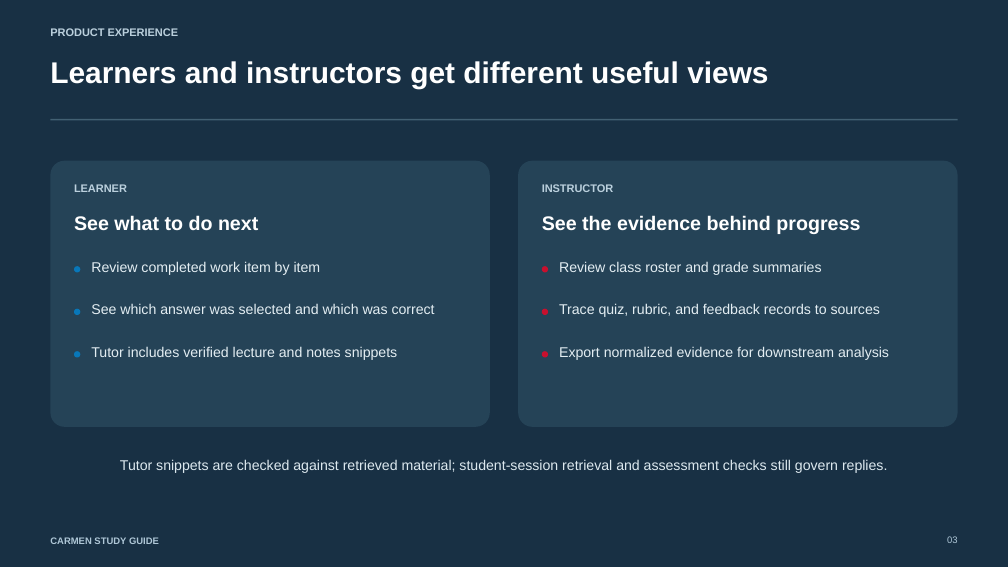
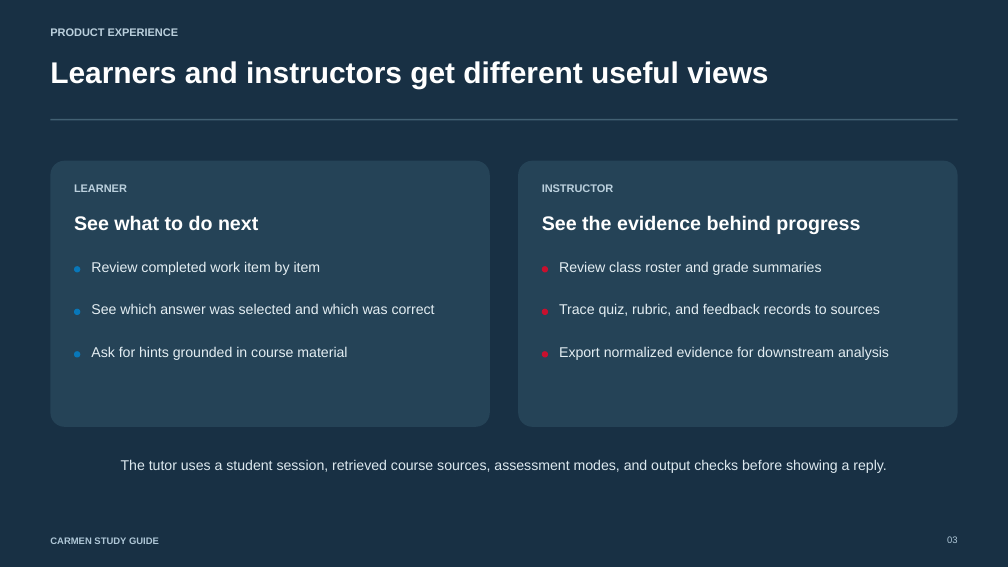
Before and after one commit to Derekrissler/HackOhio2026, a slide deck: slide 3 of powerpoints.pptx. Drawn at 1008x567 pixels with LibreOffice and Linux fonts; fonts in the diff are those of the drawing. Boxes give left, top, right and bottom in pixels: in the first picture for what was removed or moved away, otherwise in the second. Text is boxed around its words. In the diff, an @@ line names an element or a change of style, - is before the commit and + after.

Commit message:
Revert PowerPoint tutor-update deck change
Keep the tutor updates in 00a2f13 and restore the project-focused deck.

```diff
--- a/powerpoints.pptx
+++ b/powerpoints.pptx
@@ text at (x1=91, y1=346, x2=347, y2=360): text changed @@
-Tutor includes verified lecture and notes snippets
+Ask for hints grounded in course material
@@ text at (x1=121, y1=459, x2=886, y2=473): text changed @@
-Tutor snippets are checked against retrieved material; student-session retrieval and assessment checks still govern replies.
+The tutor uses a student session, retrieved course sources, assessment modes, and output checks before showing a reply.
```
Also in this commit, not shown: 2 other slides changed.
